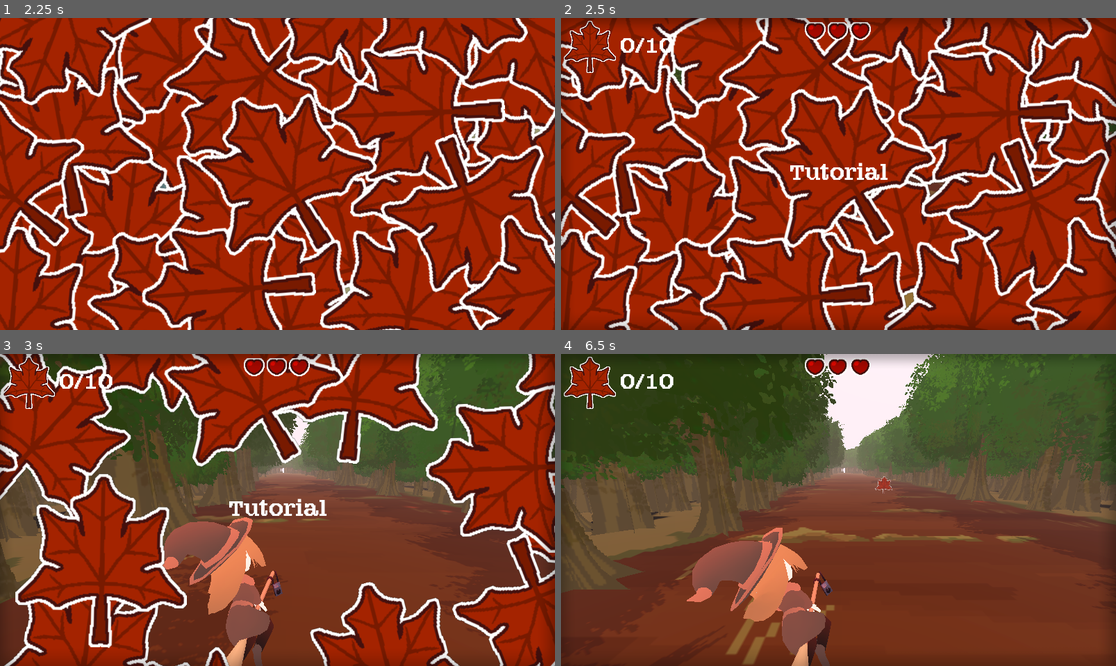
Above: before the commit, frames 1-4 (two rows, left to right).
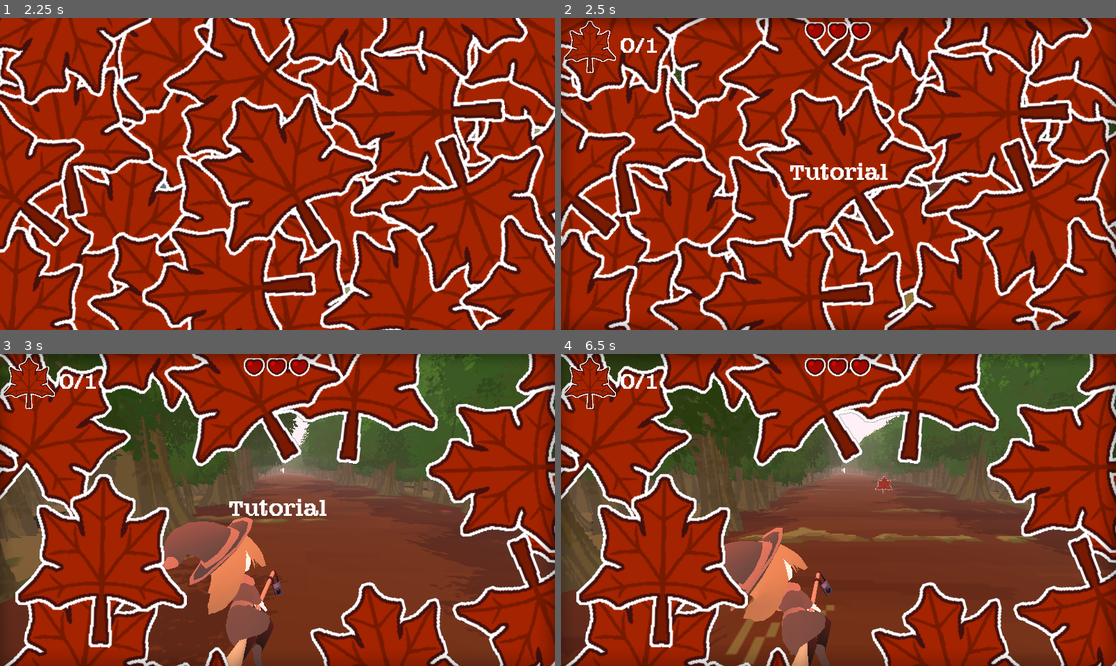
Above: after the commit, the same moments.

Repository: wewewer123/Cozy-Chaos-Fall-2025
Game: Godot game, scene res://scenes/game/GameHolder.tscn
The game is run twice, just before and just after one commit, with the same random seed, the same clock (stepped at 60 frames per second) and the same inputs.
Inputs (mouse positions are in pixels of both pictures, inside the frame that each line leads up to):
- Up to frame 1 (2.25 s): tap Enter at 0.5 s; move the mouse to (399, 158) at 0.52 s; hold D (right) 0.53-1.25 s; tap G (read_leaf) at 0.6 s; click (399, 158) at 0.67 s; click "story" at 1.25 s; click "story" at 2 s
- Up to frame 2 (2.5 s): no input
- Up to frame 3 (3 s): move the mouse to (166, 525) at 2.77 s; hold A (left) from 2.78 s (still down); tap G (read_leaf) at 2.85 s
- Up to frame 4 (6.5 s): move the mouse to (894, 441) at 3.52 s; release A (left) at 3.53 s; hold D (right) 3.53-5.03 s; tap H (read_lives) at 3.6 s; tap G (read_leaf) every 0.75 s from 3.8 to 6.05 s; move the mouse to (810, 572) at 4.27 s; tap T at 4.35 s; click (810, 572) at 4.42 s; move the mouse to (1005, 556) at 5.02 s; hold A (left) from 5.03 s (still down); tap Y at 5.1 s; tap F1 (next level, bound only after the commit) at 5.65 s; move the mouse to (672, 463) at 5.77 s; tap Tab at 5.85 s

Frame 1 is identical in both runs. In frame 2, less than 0.1% of the frame differs, in the area x 17-20%, y 6-12%; in frame 3, less than 0.1%; in frame 4, 49%, in the area x 0-100%, y 0-100%.
Error in both runs: Invalid access to property or key 'leaf' on a base object of type 'Nil'. (res://scripts/game/game_manager.gd:47)

Commit message:
Changes Level 3-4 Background Music Volume

Diff:
--- a/project.godot
+++ b/project.godot
@@ -55,6 +55,11 @@
 "events": [Object(InputEventKey,"resource_local_to_scene":false,"resource_name":"","device":0,"window_id":0,"alt_presse …(189 unchanged characters)…
 ]
 }
+"next level"={
+"deadzone": 0.2,
+"events": [Object(InputEventKey,"resource_local_to_scene":false,"resource_name":"","device":0,"window_id":0,"alt_pressed":false,"shift_pressed":false,"ctrl_pressed":false,"meta_pressed":false,"pressed":false,"keycode":0,"physical_keycode":4194332,"key_label":0,"unicode":0,"location":0,"echo":false,"script":null)
+]
+}
 
 [layer_names]
 
--- a/scenes/world/Levels/Level3.tscn
+++ b/scenes/world/Levels/Level3.tscn
@@ -52,7 +52,7 @@
 
 [node name="Backgroundmusic" parent="." instance=ExtResource("14_s7s4a")]
 stream = ExtResource("15_s7s4a")
-volume_db = 7.0
+volume_db = 0.0
 
 [node name="LevelVoiceLineManager" parent="." instance=ExtResource("13_yo7rt")]
 _level_beginning_voice_lines = Array[AudioStream]([ExtResource("14_ywetf"), ExtResource("15_q5lb2"), ExtResource("16_i6w8r")])
--- a/scenes/world/Levels/Level4.tscn
+++ b/scenes/world/Levels/Level4.tscn
@@ -52,7 +52,7 @@
 
 [node name="Backgroundmusic" parent="." instance=ExtResource("14_lugpx")]
 stream = ExtResource("15_0p8ux")
-volume_db = 3.0
+volume_db = -4.0
 
 [node name="LevelVoiceLineManager" parent="." instance=ExtResource("13_5hjs0")]
 _level_beginning_voice_lines = Array[AudioStream]([ExtResource("14_umhxr"), ExtResource("15_g8xfw"), ExtResource("16_4ktme")])
--- a/scripts/game/game_manager.gd
+++ b/scripts/game/game_manager.gd
@@ -47,6 +47,8 @@
 		var message = "You have collected "+str(player.leaf)+" leaves out of "+str(Globals.get_max_leaf_count())+"."
 		DisplayServer.tts_speak(message, ttsId)
 
+	if Input.is_action_just_pressed("next level"):
+		GameManager.next_level()
 
 func _resetGameState():
 	current_level = FIRST_LEVEL_INDEX
--- a/scripts/game/globals.gd
+++ b/scripts/game/globals.gd
@@ -24,7 +24,7 @@
 func get_max_leaf_count():
 	return get_leaf_count_for_level(GameManager._curren_game_state)
 
-var max_leaf_count_multiplier = 10
+var max_leaf_count_multiplier = 1
 
 var _base_leaf_counts := {
 	GameManager.game_states.TUTORIAL: 1,
--- a/scripts/world/main.gd
+++ b/scripts/world/main.gd
@@ -7,7 +7,6 @@
 @onready var lane_object_parent:LaneObjectCollection = $LaneObjectCollection
 @onready var level_voice_line_manager:LevelVoiceLineManager = $LevelVoiceLineManager
 
-#refactor - disconnect events
 func _ready() -> void:
 	GameManager.player = player
 	GameManager.curr_lane_spawner = spawner
Not shown: 1 places in scenes/world/Levels/Level3.tscn that only renumber resources
Not shown: 1 places in scenes/world/Levels/Level4.tscn that only renumber resources
